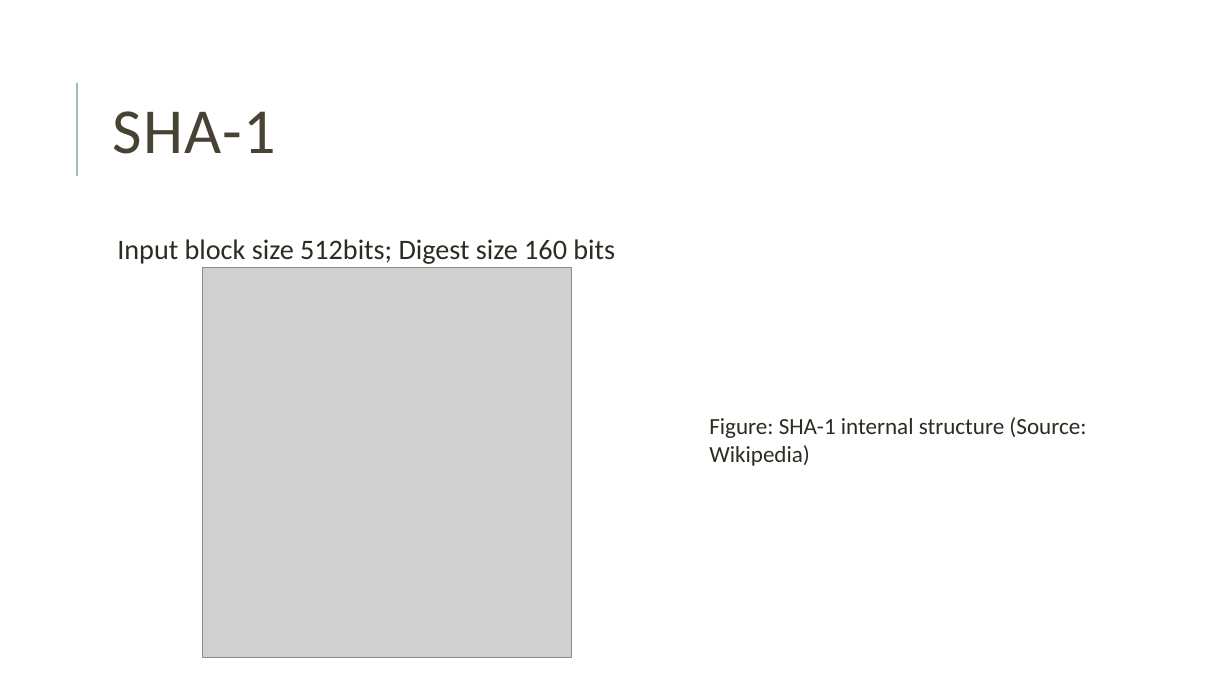
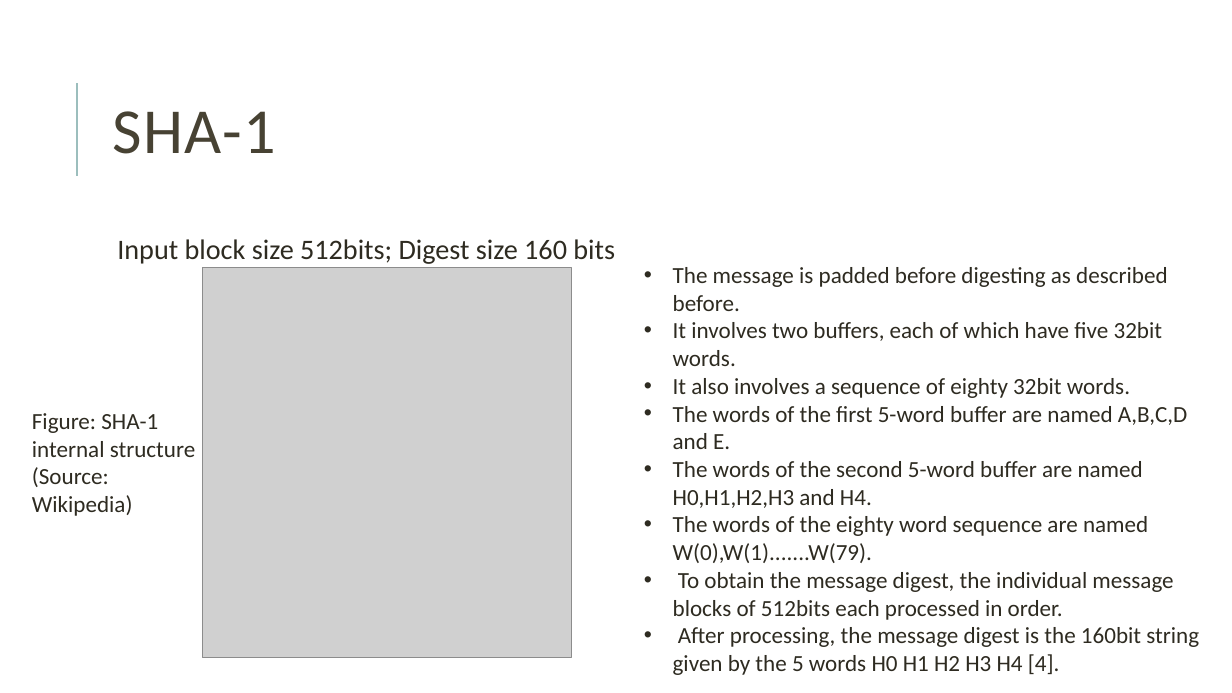
Before and after one commit to EmailSecurity/JavaClient, a slide deck: slide 14 of EmailSecurity/Akash_Survey_Presentation/Akash_Singh_Survey.pptx. Drawn at 1232x693 pixels with LibreOffice and Linux fonts; fonts in the diff are those of the drawing; grey boxes stand for pictures. Boxes give left, top, right and bottom in pixels: in the first picture for what was removed or moved away, otherwise in the second. Text is boxed around its words. In the diff, an @@ line names an element or a change of style, - is before the commit and + after.

```diff
--- a/EmailSecurity/Akash_Survey_Presentation/Akash_Singh_Survey.pptx
+++ b/EmailSecurity/Akash_Survey_Presentation/Akash_Singh_Survey.pptx
@@ text added at bbox=[673, 267, 1199, 675], 18 pt, text #2E2B21 @@
+• The message is padded before digesting as described before.
+• It involves two buffers, each of which have five 32bit words.
+• It also involves a sequence of eighty 32bit words.
+• The words of the first 5-word buffer are named A,B,C,D and E.
+• The words of the second 5-word buffer are named H0,H1,H2,H3 and H4.
+• The words of the eighty word sequence are named W(0),W(1).......W(79).
+• To obtain the message digest, the individual message blocks of 512bits each processed in order.
+• After processing, the message digest is the 160bit string given by the 5 words H0 H1 H2 H3 H4 [4].
@@ text "Figure: SHA-1 internal structure (Source: ..." rewrapped from bbox=[709, 417, 1086, 466] to bbox=[32, 413, 195, 516] @@
```
Also in this commit, not shown: 1 other slide changed, 1 other file.
